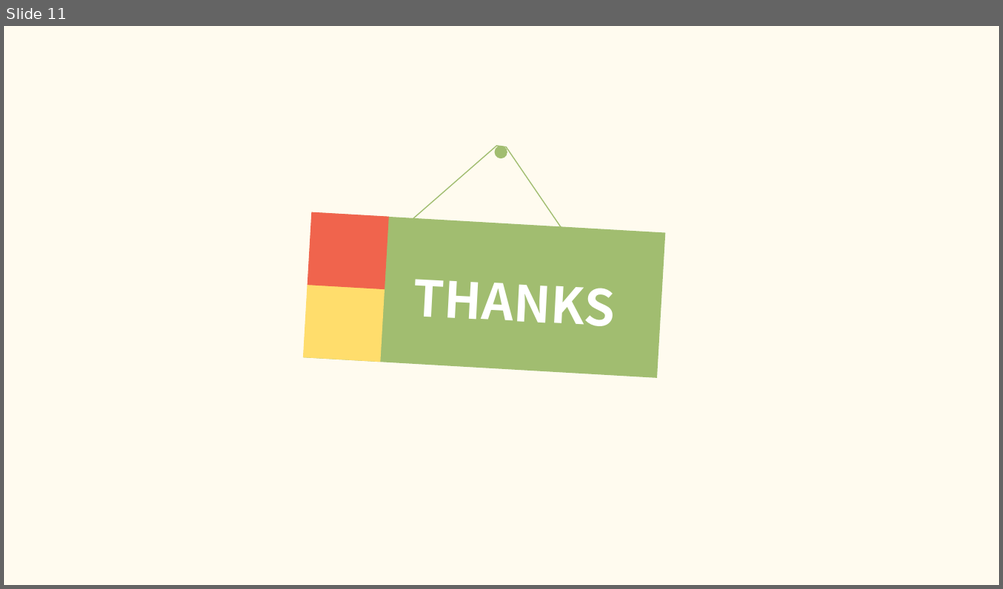
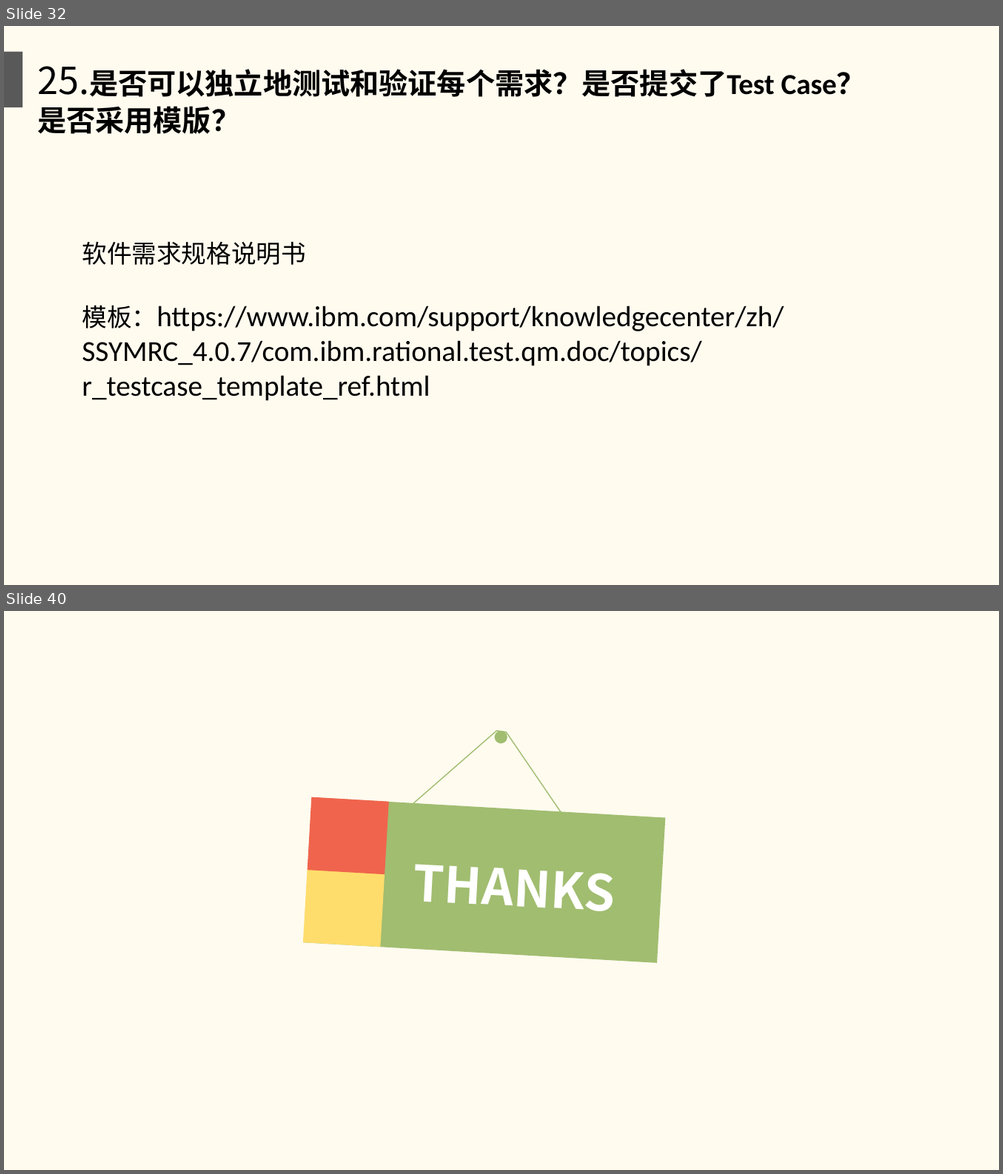
Before and after one commit to twn422/PRD2017, a slide deck: PRD-2017-G24/STW/受控文件/分析设计/软件需求规格说明书/软件需求规格说明书.ppt. Shown one above the other, each under a label of ours: slide 11 before the commit, slides 32 and 40 after it; the slides between them are not shown. The pictures are 1003x589 and 1003x1174 pixels, drawn with LibreOffice and Linux fonts; fonts in the diff are those of the drawing. Boxes give left, top, right and bottom in pixels: in the first picture for what was removed or moved away, otherwise in the second. Text is boxed around its words. In the diff, an @@ line names an element or a change of style, - is before the commit and + after.

Commit message:
规格书评审版

```diff
--- a/PRD-2017-G24/STW/受控文件/分析设计/软件需求规格说明书/软件需求规格说明书.ppt
+++ b/PRD-2017-G24/STW/受控文件/分析设计/软件需求规格说明书/软件需求规格说明书.ppt
@@ slide 32 added at <box>4,26,999,585</box>, background #FFFBEF @@
@@ rectangle added at <box>4,51,22,107</box>, fill #595959 @@
@@ text added at <box>37,66,866,134</box>, 28 pt, text #000000, bold @@
+25.是否可以独立地测试和验证每个需求？是否提交了Test Case？是否采用模版？
@@ text added at <box>82,241,783,401</box>, 28 pt, text #000000 @@
+软件需求规格说明书
+模板：https://www.ibm.com/support/knowledgecenter/zh/SSYMRC_4.0.7/com.ibm.rational.test.qm.doc/topics/r_testcase_template_ref.html
@@ what was slide 11 is now slide 40 @@
```
Also in this commit, not shown: 1 slide changed, 31 other slides added, 3 slides removed, 24 other files.
